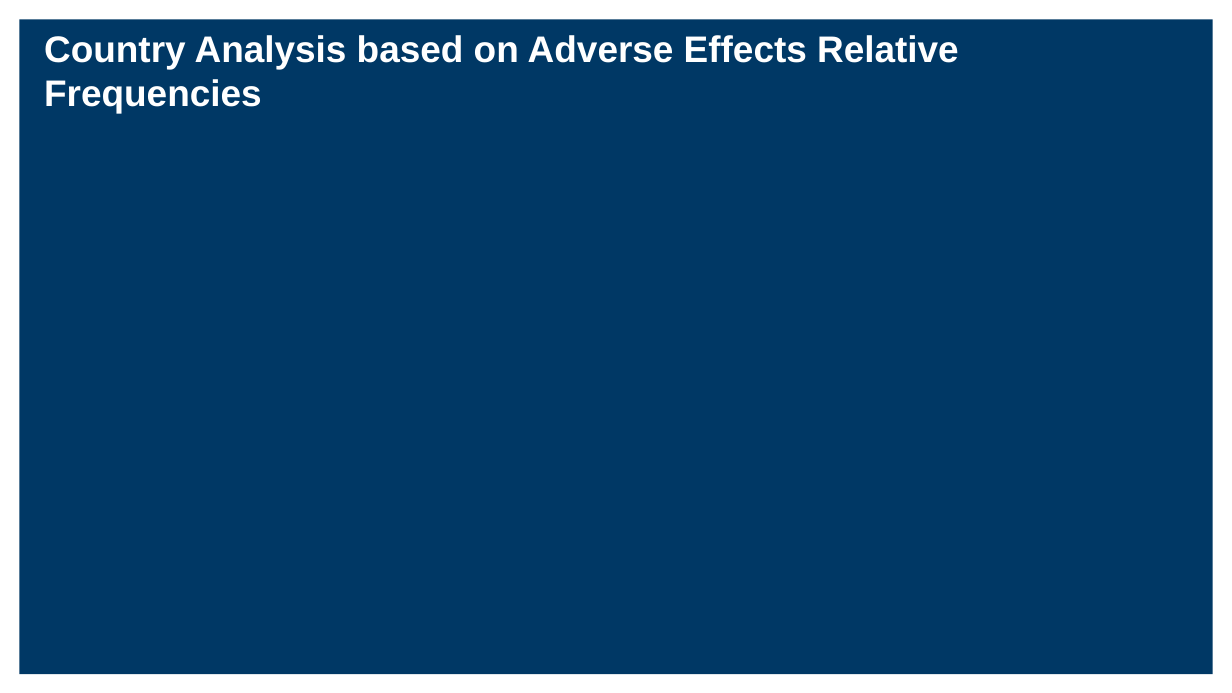
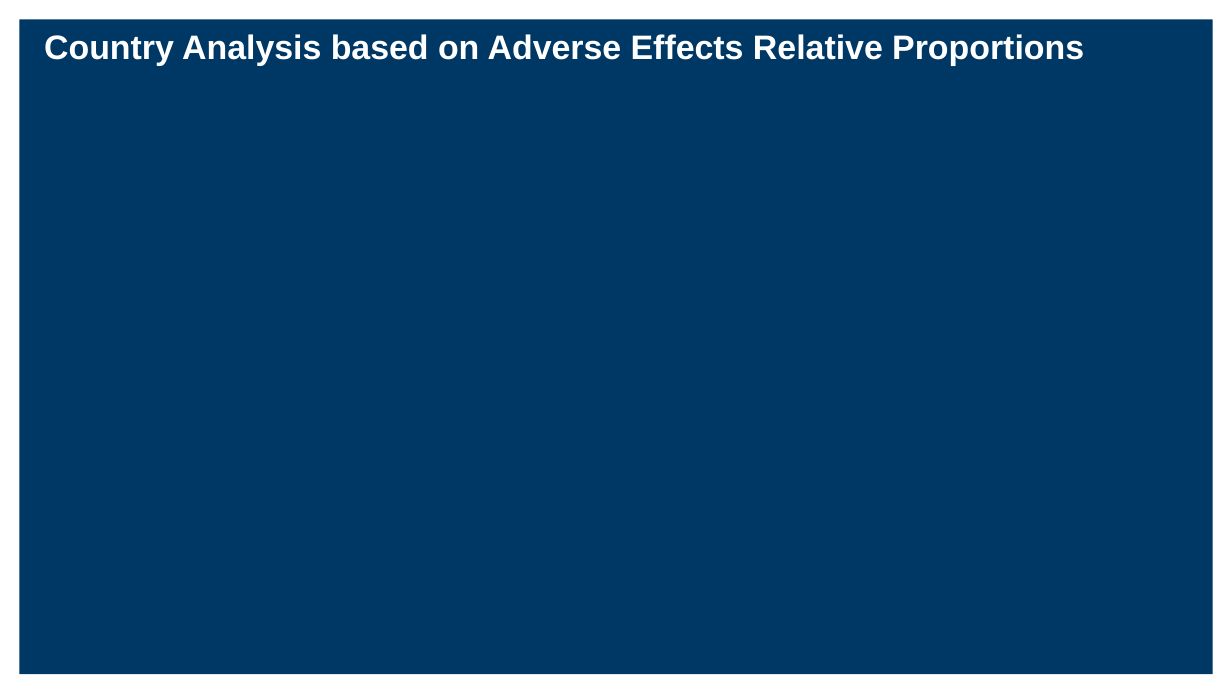
Before and after one commit to SalazarDomingo/FDA-Drug-Adverse-Effects-Analysis, a slide deck: slide 13 of FDA_DrugAdverseEffectsAnalysis.pptx. Drawn at 1232x693 pixels with LibreOffice and Linux fonts; fonts in the diff are those of the drawing. Boxes give left, top, right and bottom in pixels: in the first picture for what was removed or moved away, otherwise in the second. Text is boxed around its words. In the diff, an @@ line names an element or a change of style, - is before the commit and + after.

```diff
--- a/FDA_DrugAdverseEffectsAnalysis.pptx
+++ b/FDA_DrugAdverseEffectsAnalysis.pptx
@@ title at <box>44,34,1084,66</box>: text changed; size 21.6 to 19.8 pt @@
-Country Analysis based on Adverse Effects Relative Frequencies
+Country Analysis based on Adverse Effects Relative Proportions
```
Also in this commit, not shown: 14 other slides changed, 16 slides added, 13 slides removed.
